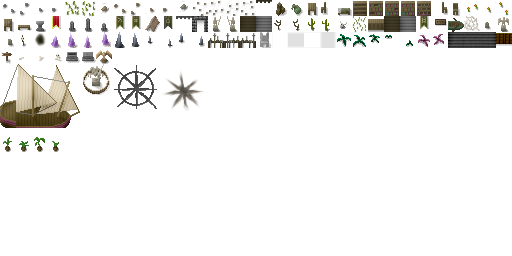
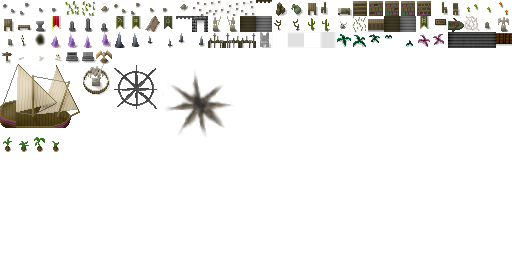
Layer changes from the first 512px x 256px image to the second:
painted on "shade" over 163, 68, 235, 138
